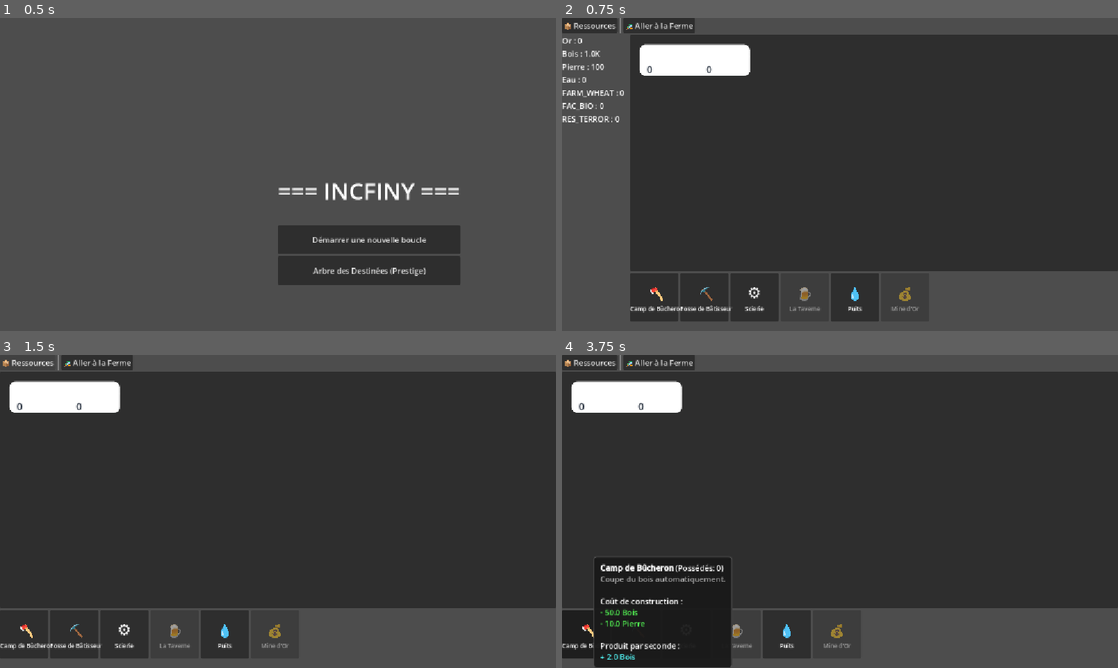
Above: before the commit, frames 1-4 (two rows, left to right).
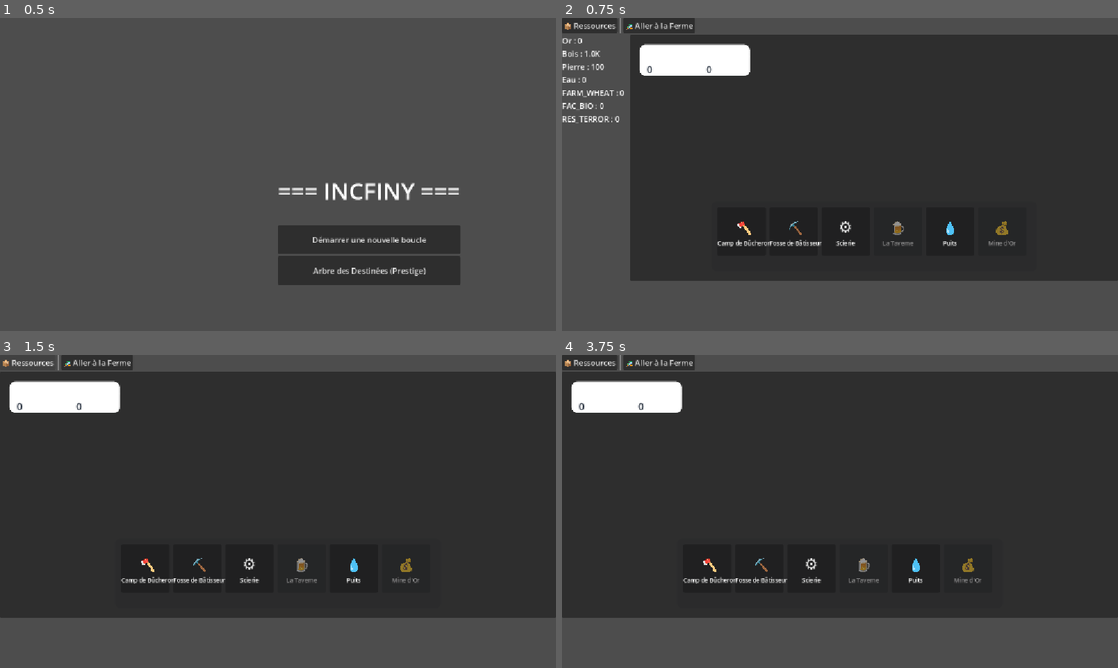
Above: after the commit, the same moments.

Repository: Redrumtroz/Incfiny
Game: Godot game, scene res://MainMenu.tscn
Same seed, same stepped clock (60 frames per second), same inputs: the game is played once before the commit and once after it.
Inputs (mouse positions are in pixels of both pictures, inside the frame that each line leads up to):
- Up to frame 1 (0.5 s): no input
- Up to frame 2 (0.75 s): click "Démarrer une nouvelle boucle" at 0.5 s
- Up to frame 3 (1.5 s): click "📦 Ressources" at 1.25 s
- Up to frame 4 (3.75 s): click "🚜 Aller à la Ferme" at 2 s; click "🏠 Retour à la Ville" at 2.75 s; click (584, 633) at 3.52 s

Frame 1 is identical in both runs. In frame 2, 6.5% of the frame differs, in the area x 12-100%, y 64-97%; in frame 3, 6.9%; in frame 4, 8.7%, in the area x 0-100%, y 64-100%.

Commit message:
Add generic toolbar

Diff:
--- /dev/null
+++ b/Core/UI_Components/GenericToolbar.gd
@@ -0,0 +1,114 @@
+extends PanelContainer
+class_name GenericToolbar
+
+signal tool_selected(tool_id: String)
+
+var button_container: BoxContainer
+var buttons: Dictionary = {}
+var button_group: ButtonGroup
+
+func setup(config: Dictionary) -> void:
+	# Options paramétrables avec des valeurs par défaut
+	var placement = config.get("placement", "bottom") # "bottom", "top", "left", "right"
+	var bg_color = config.get("bg_color", Color(0.15, 0.16, 0.18, 0.90))
+	var padding = config.get("padding", 10)
+	var spacing = config.get("spacing", 10)
+	var scroll_size = config.get("scroll_size", 600)
+
+	# Style visuel (fond transparent et coins arrondis)
+	var style = StyleBoxFlat.new()
+	style.bg_color = bg_color
+	style.set_corner_radius_all(10)
+	add_theme_stylebox_override("panel", style)
+
+	# Gestion dynamique du placement
+	match placement:
+		"bottom":
+			set_anchors_preset(Control.PRESET_CENTER_BOTTOM)
+			position.y -= 20
+			grow_horizontal = Control.GROW_DIRECTION_BOTH
+			grow_vertical = Control.GROW_DIRECTION_BEGIN
+		"top":
+			set_anchors_preset(Control.PRESET_CENTER_TOP)
+			position.y += 20
+			grow_horizontal = Control.GROW_DIRECTION_BOTH
+			grow_vertical = Control.GROW_DIRECTION_END
+		"left":
+			set_anchors_preset(Control.PRESET_CENTER_LEFT)
+			position.x += 20
+			grow_horizontal = Control.GROW_DIRECTION_END
+			grow_vertical = Control.GROW_DIRECTION_BOTH
+		"right":
+			set_anchors_preset(Control.PRESET_CENTER_RIGHT)
+			position.x -= 20
+			grow_horizontal = Control.GROW_DIRECTION_BEGIN
+			grow_vertical = Control.GROW_DIRECTION_BOTH
+
+	# Marges internes
+	var margin = MarginContainer.new()
+	margin.add_theme_constant_override("margin_left", padding)
+	margin.add_theme_constant_override("margin_right", padding)
+	margin.add_theme_constant_override("margin_top", padding)
+	margin.add_theme_constant_override("margin_bottom", padding)
+	add_child(margin)
+
+	# Conteneur défilant
+	var scroll = ScrollContainer.new()
+	if placement in ["bottom", "top"]:
+		scroll.custom_minimum_size = Vector2(scroll_size, 120)
+		scroll.vertical_scroll_mode = ScrollContainer.SCROLL_MODE_DISABLED
+		button_container = HBoxContainer.new()
+	else:
+		scroll.custom_minimum_size = Vector2(120, scroll_size)
+		scroll.horizontal_scroll_mode = ScrollContainer.SCROLL_MODE_DISABLED
+		button_container = VBoxContainer.new()
+
+	button_container.add_theme_constant_override("separation", spacing)
+	scroll.add_child(button_container)
+	margin.add_child(scroll)
+
+	# Groupe de boutons pour forcer la sélection unique
+	button_group = ButtonGroup.new()
+	button_group.allow_unpress = true
+
+# Permet aux modules d'ajouter leurs propres boutons
+func add_tool(id: String, text: String, icon_text: String, size: Vector2 = Vector2(100, 100)) -> Button:
+	var btn = Button.new()
+	btn.custom_minimum_size = size
+	btn.toggle_mode = true
+	btn.button_group = button_group
+
+	var vbox = VBoxContainer.new()
+	vbox.set_anchors_preset(Control.PRESET_FULL_RECT)
+	vbox.alignment = BoxContainer.ALIGNMENT_CENTER
+
+	var icon_lbl = Label.new()
+	icon_lbl.text = icon_text
+	icon_lbl.horizontal_alignment = HORIZONTAL_ALIGNMENT_CENTER
+	icon_lbl.add_theme_font_size_override("font_size", 32)
+
+	var name_lbl = Label.new()
+	name_lbl.text = text
+	name_lbl.horizontal_alignment = HORIZONTAL_ALIGNMENT_CENTER
+	name_lbl.add_theme_font_size_override("font_size", 12)
+
+	vbox.add_child(icon_lbl)
+	vbox.add_child(name_lbl)
+	btn.add_child(vbox)
+
+	btn.pressed.connect(func():
+		tool_selected.emit(id if btn.button_pressed else "")
+	)
+
+	button_container.add_child(btn)
+	buttons[id] = btn
+	return btn
+
+func get_tool(id: String) -> Button:
+	return buttons.get(id, null)
+
+func deselect_all() -> void:
+	var pressed_btn = button_group.get_pressed_button()
+	if pressed_btn:
+		pressed_btn.button_pressed = false
+		tool_selected.emit("")
--- a/Modules/CityBuilder/CityBuilder.gd
+++ b/Modules/CityBuilder/CityBuilder.gd
@@ -5,7 +5,6 @@
 @onready var left_panel = $MainVBox/WorkspaceSplit/LeftPanel
 @onready var resource_list = $MainVBox/WorkspaceSplit/LeftPanel/ResourceList
 @onready var city_map = $MainVBox/WorkspaceSplit/RightWorkspace/CityMap
-@onready var build_menu_scroll = $MainVBox/WorkspaceSplit/RightWorkspace/BuildMenuScroll
 @onready var build_list = $MainVBox/WorkspaceSplit/RightWorkspace/BuildMenuScroll/BuildList
 
 var ui: CityUI
@@ -34,7 +33,7 @@
 	# 3. INITIALISATION DE L'INTERFACE (UI)
 	ui = CityUI.new()
 	add_child(ui)
-	ui.setup(top_menu_bar, resource_list, city_map, build_menu_scroll, build_list)
+	ui.setup(top_menu_bar, resource_list, city_map)
 
 	ui.building_tool_selected.connect(func(b_id):
 		selected_building_tool = b_id
--- a/Modules/CityBuilder/CityUI.gd
+++ b/Modules/CityBuilder/CityUI.gd
@@ -6,26 +6,39 @@
 signal building_destroyed(b_id: String, building_node: Control)
 
 var resource_labels = {}
-var building_buttons = {}
 var stat_pop_label : Label
 var stat_bld_label : Label
 
 var popup: GenericPopUp
+var toolbar: GenericToolbar
 
 var resource_names = {
 	"RES_GOLD": "Or", "MAT_WOOD": "Bois", "MAT_STONE": "Pierre",
 	"MAT_WATER": "Eau", "MAT_PLANK": "Planches", "MAT_CEMENT": "Ciment"
 }
 
-func setup(top_menu: Control, res_list: Control, map_node: Control, b_scroll: Control, b_list: Control) -> void:
+# --- ON A SUPPRIMÉ LES ARGUMENTS INUTILES ICI ---
+func setup(top_menu: Control, res_list: Control, map_node: Control) -> void:
 	_setup_stats_overlay(map_node)
 	_setup_top_bar(top_menu)
 	_generate_resource_ui(res_list)
-	_generate_build_menu(b_scroll, b_list)
-
-	# Initialisation du PopUp générique
+
 	popup = GenericPopUp.new()
 	map_node.add_child(popup)
+
+	# --- CRÉATION DE LA TOOLBAR GÉNÉRIQUE ---
+	toolbar = GenericToolbar.new()
+	map_node.add_child(toolbar)
+	toolbar.setup({
+		"placement": "bottom", # Essaie "left", "right", ou "top" plus tard !
+		"bg_color": Color(0.12, 0.13, 0.15, 0.20), # Fond gris très foncé, transparent à 85%
+		"padding": 12,
+		"spacing": 8,
+		"scroll_size": 650
+	})
+
+	toolbar.tool_selected.connect(func(t_id): building_tool_selected.emit(t_id))
+	_generate_build_menu()
 
 func _setup_stats_overlay(map_node: Control) -> void:
 	var stats_panel = PanelContainer.new()
@@ -91,48 +104,20 @@
 		res_list.add_child(lbl)
 		resource_labels[res_id] = lbl
 
-func _generate_build_menu(b_scroll: Control, b_list: Control) -> void:
-	b_scroll.custom_minimum_size.y = 120
-
+func _generate_build_menu() -> void:
 	for b_id in EconomyManager.buildings_data.keys():
 		var b_data = EconomyManager.buildings_data[b_id]
-		var btn = Button.new()
-		btn.custom_minimum_size = Vector2(100, 100)
-		btn.toggle_mode = true
-
-		var vbox = VBoxContainer.new()
-		vbox.set_anchors_preset(Control.PRESET_FULL_RECT)
-		vbox.alignment = BoxContainer.ALIGNMENT_CENTER
-
 		var ui_data = b_data.get("ui", {})
-		var icon_lbl = Label.new()
-		icon_lbl.text = ui_data.get("icon", "🏗️")
-		icon_lbl.horizontal_alignment = HORIZONTAL_ALIGNMENT_CENTER
-		icon_lbl.add_theme_font_size_override("font_size", 32)
-
-		var name_lbl = Label.new()
-		name_lbl.text = b_data.get("name", "Bâtiment")
-		name_lbl.horizontal_alignment = HORIZONTAL_ALIGNMENT_CENTER
-		name_lbl.add_theme_font_size_override("font_size", 12)
-
-		vbox.add_child(icon_lbl)
-		vbox.add_child(name_lbl)
-		btn.add_child(vbox)
-
-		btn.pressed.connect(func():
-			_select_building_tool(b_id, btn)
-			building_tool_selected.emit(b_id if btn.button_pressed else "")
+
+		# On utilise la nouvelle fonction add_tool de GenericToolbar
+		var btn = toolbar.add_tool(
+			b_id,
+			b_data.get("name", "Bâtiment"),
+			ui_data.get("icon", "🏗️")
 		)
+
 		btn.mouse_entered.connect(func(): show_build_tooltip(b_id))
 		btn.mouse_exited.connect(func(): TooltipManager.hide_tooltip())
-
-		b_list.add_child(btn)
-		building_buttons[b_id] = btn
-
-func _select_building_tool(_b_id: String, active_btn: Button) -> void:
-	for key in building_buttons:
-		if building_buttons[key] != active_btn:
-			building_buttons[key].button_pressed = false
 
 func show_build_tooltip(b_id: String) -> void:
 	var b_data = EconomyManager.buildings_data[b_id]
@@ -201,14 +186,15 @@
 
 	for b_id in EconomyManager.buildings_data.keys():
 		var b_data = EconomyManager.buildings_data[b_id]
-		var btn = building_buttons[b_id]
+		var btn = toolbar.get_tool(b_id)
+		if not btn: continue
+
 		var current_cost = calculate_current_cost(b_data)
 
 		if not EconomyManager.can_afford(current_cost):
 			btn.modulate = Color(1, 1, 1, 0.5)
 			if btn.button_pressed:
-				btn.button_pressed = false
-				building_tool_selected.emit("")
+				toolbar.deselect_all()
 		else:
 			btn.modulate = Color(1, 1, 1, 1.0)
 
Not shown, added: Core/UI_Components/GenericToolbar.gd.uid
